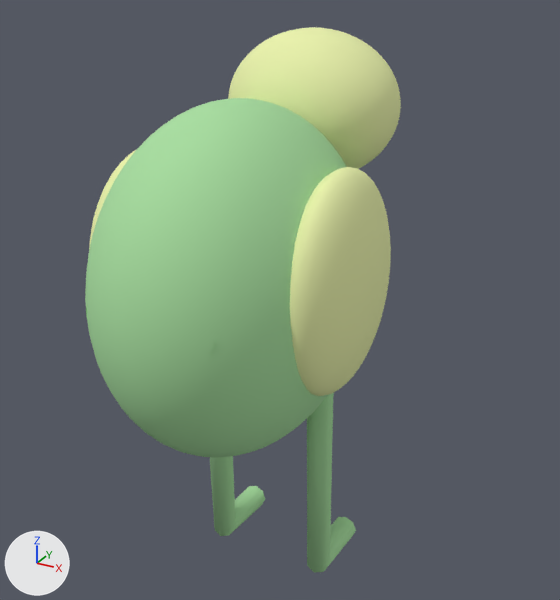
Two versions of the glTF model public/models/candidates/species/budgie.glb, one commit apart.
Camera for both pictures: a 50 mm lens placed at (1.081, -1.874, 1.999), pointed at (0.018, 0.058, 1.034). The lights are fixed; the arrows at lower left show +X, +Y and +Z. The first picture is the older version.

Names of what the first picture shows: 'Anatomical budgie torso', 'Skinned budgie skull', 'budgie shin -1', 'budgie shin 1', 'budgie wing -1', 'budgie wing 1'.
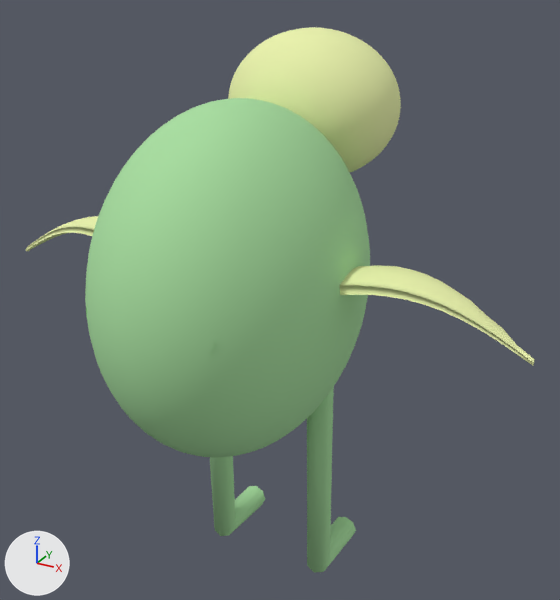
Where the change shows, as pixel boxes (x1, y1, x2, y2) in the pictures (560 x 600 px):
'budgie wing 1', deleted (yellow): before (290, 167, 391, 396)
'budgie continuous feathered wing right', added: after (340, 265, 535, 365)
'budgie continuous feathered wing left', added: after (26, 216, 98, 251)
'budgie wing -1', deleted (mostly hidden): before (89, 150, 136, 249)

Edits to the bpy script that builds the scene:
```text
Add me_budgie_continuous_feathered_wing_right_sculpted_geometry:
    me_budgie_continuous_feathered_wing_right_sculpted_geometry.from_pydata(...)  # 336 vertices, 668 faces; spans x 0.255..0.822, y -0.222..-0.064, z 1.112..1.278
    me_budgie_continuous_feathered_wing_right_sculpted_geometry.materials.append(mat_budgie_pale_markings)  # yellow #eaf2ac
Add me_budgie_continuous_feathered_wing_left_sculpted_geometry:
    me_budgie_continuous_feathered_wing_left_sculpted_geometry.from_pydata(...)  # 336 vertices, 668 faces; spans x -0.822..-0.255, y -0.222..-0.064, z 1.112..1.278
    me_budgie_continuous_feathered_wing_left_sculpted_geometry.materials.append(mat_budgie_pale_markings)  # yellow #eaf2ac
Remove ob_budgie_wing__1:
    ob_budgie_wing__1 = bpy.data.objects.new('budgie wing -1', me_sphere_069)
    ob_budgie_wing__1.location = (0.0, 0.0, 0.0)
Remove ob_budgie_wing_1:
    ob_budgie_wing_1 = bpy.data.objects.new('budgie wing 1', me_sphere_070)
    ob_budgie_wing_1.location = (0.0, 0.0, 0.0)
Add ob_budgie_continuous_feathered_wing_right:
    ob_budgie_continuous_feathered_wing_right = bpy.data.objects.new('budgie continuous feathered wing right', me_budgie_continuous_feathered_wing_right_sculpted_geometry)
    ob_budgie_continuous_feathered_wing_right.location = (0.0, 0.0, 0.0)
Add ob_budgie_continuous_feathered_wing_left:
    ob_budgie_continuous_feathered_wing_left = bpy.data.objects.new('budgie continuous feathered wing left', me_budgie_continuous_feathered_wing_left_sculpted_geometry)
    ob_budgie_continuous_feathered_wing_left.location = (0.0, 0.0, 0.0)
```
